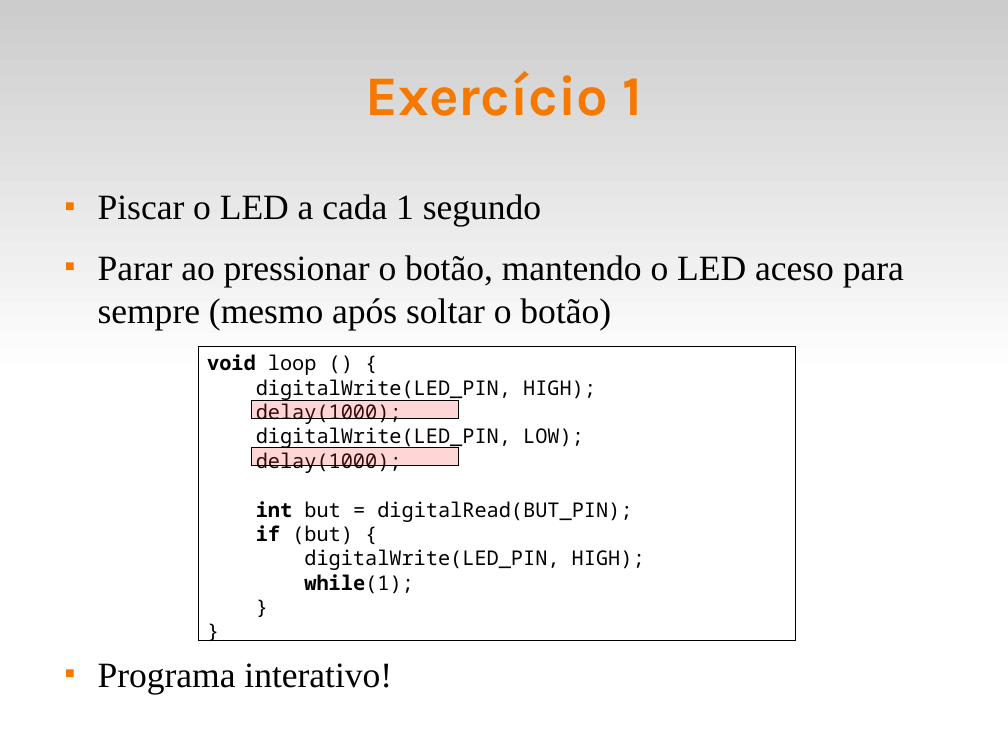
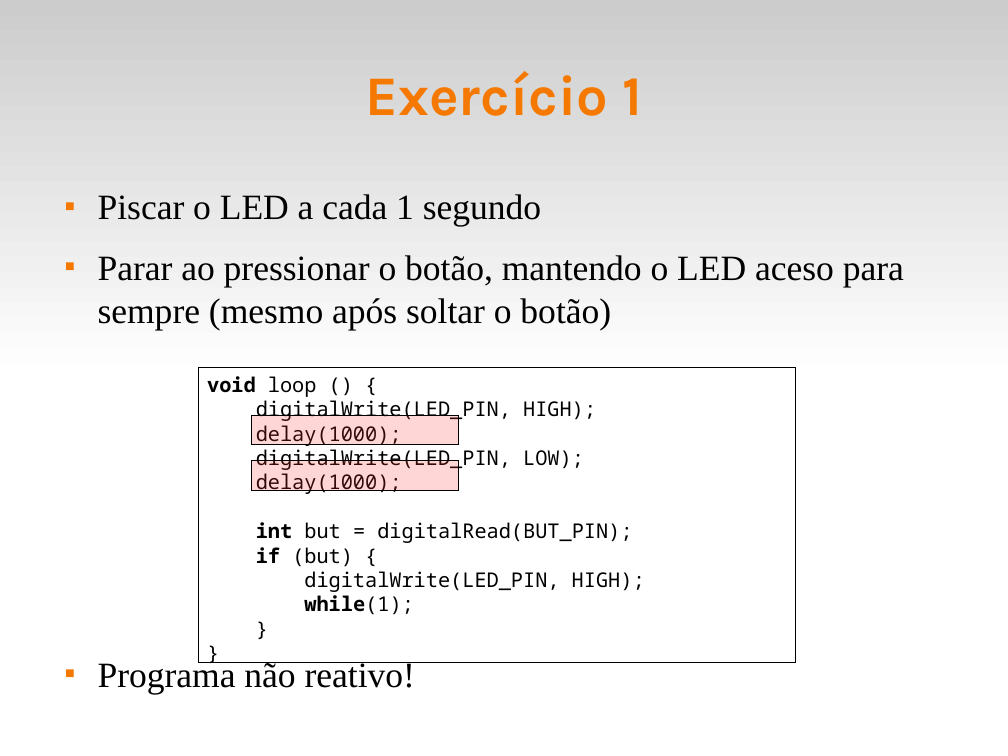
Before and after one commit to fsantanna-uerj/SE, a slide deck: slide 9 of Slides/se-01-arduino.odp (slide 11 before the commit). Drawn at 1008x756 pixels with LibreOffice and Linux fonts; fonts in the diff are those of the drawing. Boxes give left, top, right and bottom in pixels: in the first picture for what was removed or moved away, otherwise in the second. Text is boxed around its words. In the diff, an @@ line names an element or a change of style, - is before the commit and + after.

```diff
--- a/Slides/se-01-arduino.odp
+++ b/Slides/se-01-arduino.odp
@@ rectangle "void loop () {": place and size @@
-rectangle "void loop () {" at [198, 346, 796, 640]
+rectangle "void loop () {" at [198, 368, 796, 662]
@@ rectangle: place and size @@
-rectangle at [252, 401, 458, 419]
+rectangle at [252, 415, 458, 445]
@@ rectangle: place and size @@
-rectangle at [252, 447, 458, 466]
+rectangle at [252, 461, 458, 491]
@@ text at [98, 659, 415, 694]: text changed @@
-■ Programa interativo!
+■ Programa não reativo!
```
Also in this commit, not shown: 3 other slides changed, 7 slides removed, 3 other files.
